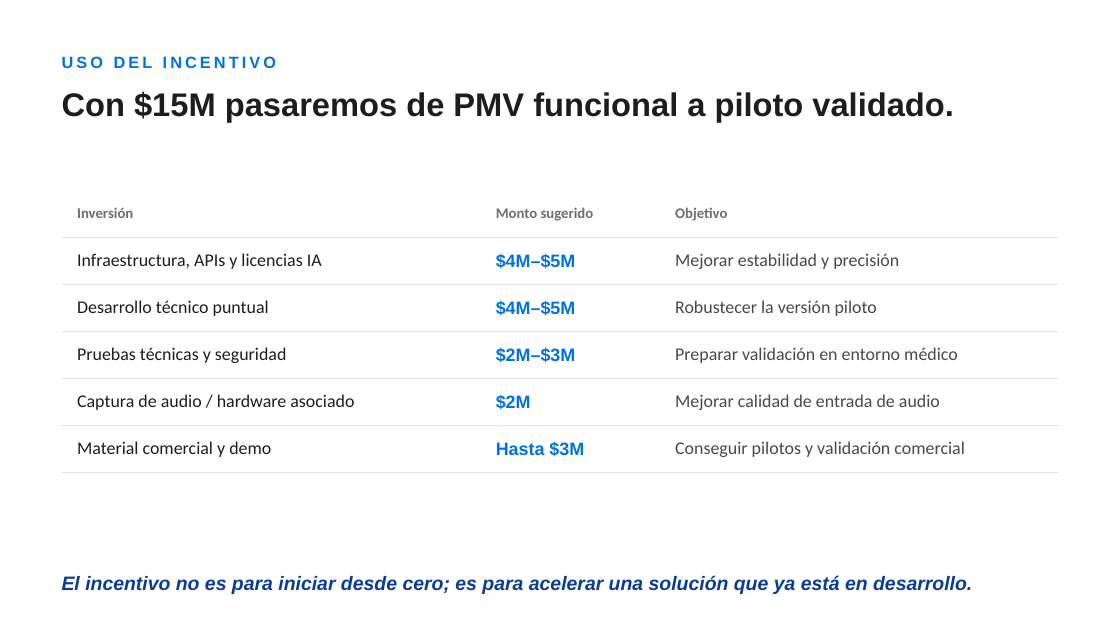
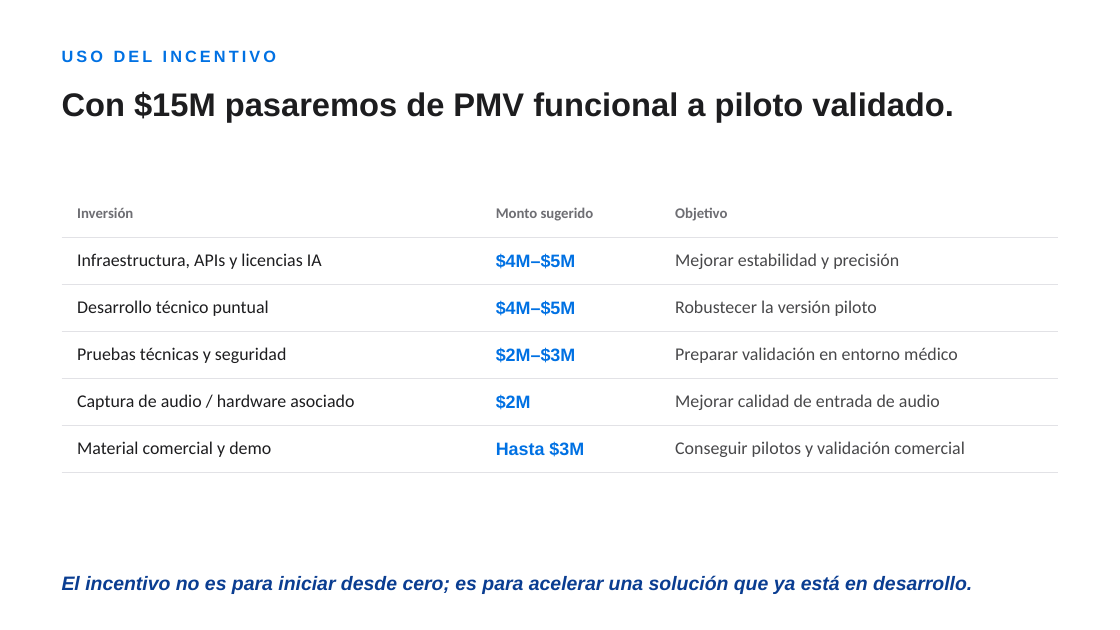
Before and after one commit to joseph1356k/presentaci-n-capital-semilla-, a slide deck: slide 12 of miracle_capital_semilla_pitch.pptx (slide 11 before the commit). Drawn at 1120x630 pixels with LibreOffice and Linux fonts; fonts in the diff are those of the drawing. Boxes give left, top, right and bottom in pixels: in the first picture for what was removed or moved away, otherwise in the second. Text is boxed around its words. In the diff, an @@ line names an element or a change of style, - is before the commit and + after.

```diff
--- a/miracle_capital_semilla_pitch.pptx
+++ b/miracle_capital_semilla_pitch.pptx
@@ text "USO DEL INCENTIVO": place and size @@
-text "USO DEL INCENTIVO" at (62,56,276,68)
+text "USO DEL INCENTIVO" at (62,50,276,62)
```
Also in this commit, not shown: 5 other slides changed, 7 slides added, 6 slides removed.
